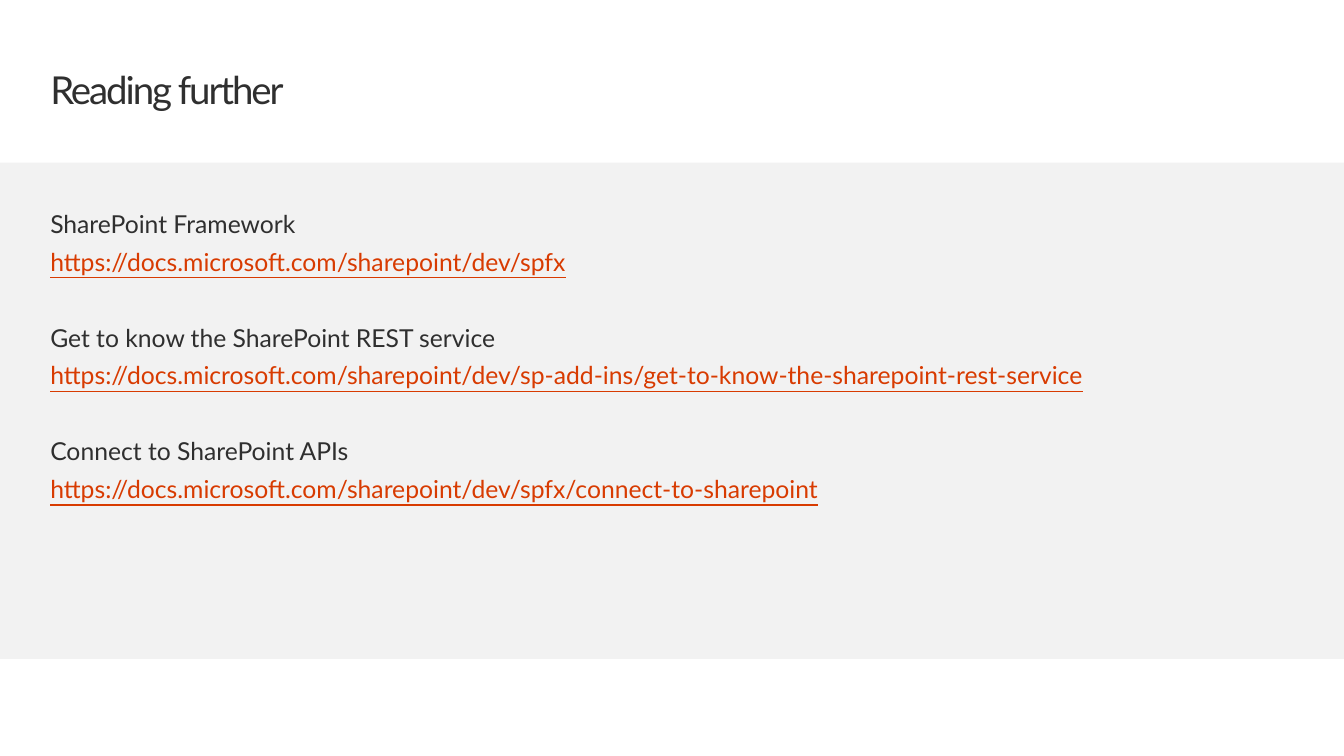
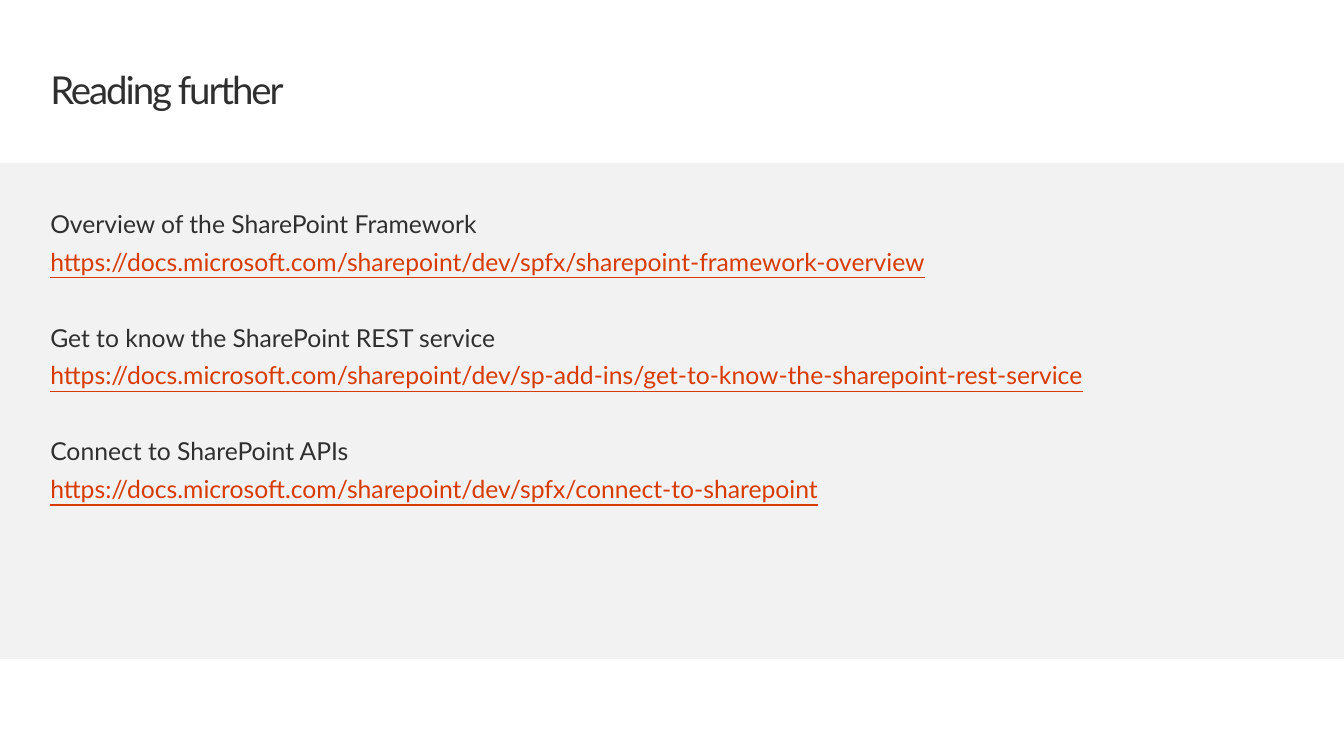
Before and after one commit to SharePoint/sp-dev-training-spfx-spcontent, a slide deck: slide 10 of 01 spfx + sp rest api.pptx. Drawn at 1344x756 pixels with LibreOffice and Linux fonts; fonts in the diff are those of the drawing; background and template pictures are left out. Boxes give left, top, right and bottom in pixels: in the first picture for what was removed or moved away, otherwise in the second. Text is boxed around its words. In the diff, an @@ line names an element or a change of style, - is before the commit and + after.

Commit message:
Fix link in Demo 1 slide deck

```diff
--- a/01 spfx + sp rest api.pptx
+++ b/01 spfx + sp rest api.pptx
@@ text at (50,215,924,276): text changed @@
-SharePoint Framework
-https://docs.microsoft.com/sharepoint/dev/spfx
+Overview of the SharePoint Framework
+https://docs.microsoft.com/sharepoint/dev/spfx/sharepoint-framework-overview
```
